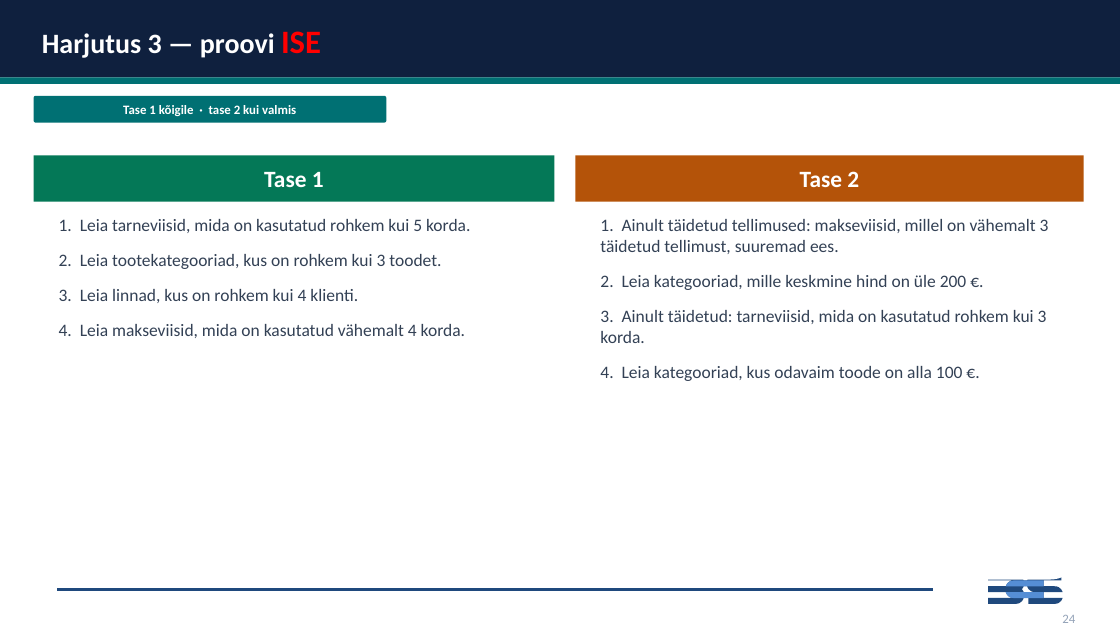
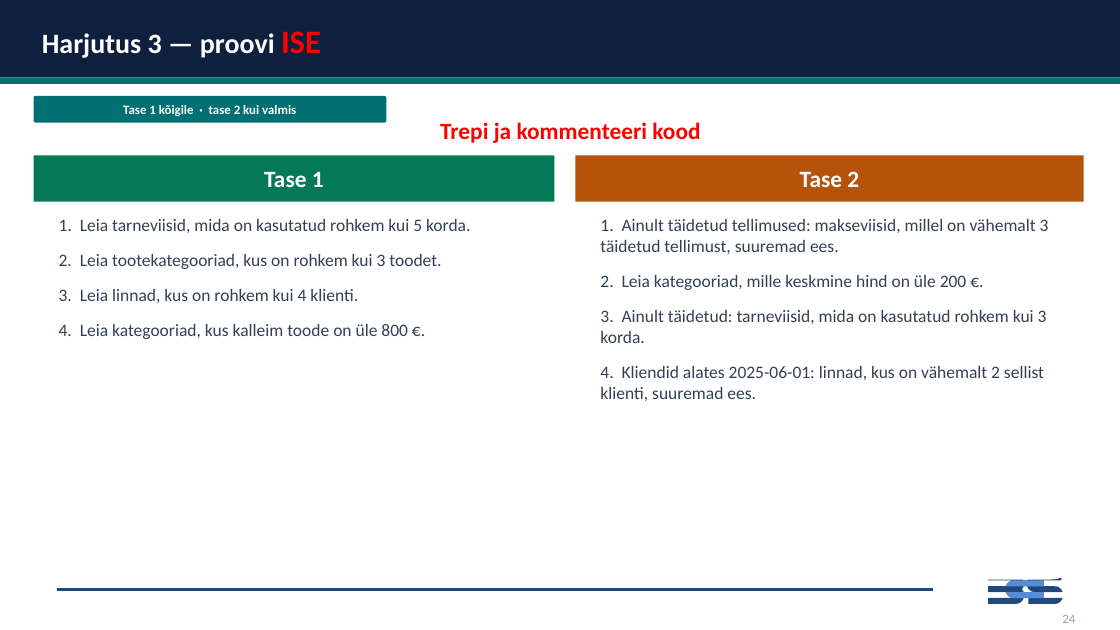
Before and after one commit to emilieabel/andmetarkus, a slide deck: slide 22 of Materjalid/Day7 SQL/7-paev-andmetarkus-esitlus.pptx (slide 23 before the commit). Drawn at 1120x630 pixels with LibreOffice and Linux fonts; fonts in the diff are those of the drawing. Boxes give left, top, right and bottom in pixels: in the first picture for what was removed or moved away, otherwise in the second. Text is boxed around its words. In the diff, an @@ line names an element or a change of style, - is before the commit and + after.

```diff
--- a/Materjalid/Day7 SQL/7-paev-andmetarkus-esitlus.pptx
+++ b/Materjalid/Day7 SQL/7-paev-andmetarkus-esitlus.pptx
@@ text added at <box>440,122,700,143</box>, 20 pt, text #FF0000, bold @@
+Trepi ja kommenteeri kood
@@ text at <box>59,324,408,339</box>: text changed @@
-4. Leia makseviisid, mida on kasutatud vähemalt 4 korda.
+4. Leia kategooriad, kus kalleim toode on üle 800 €.
@@ text at <box>600,366,1044,401</box>: text changed @@
-4. Leia kategooriad, kus odavaim toode on alla 100 €.
+4. Kliendid alates 2025-06-01: linnad, kus on vähemalt 2 sellist klienti, suuremad ees.
```
Also in this commit, not shown: 21 other slides changed, 2 slides removed, 2 other files.
